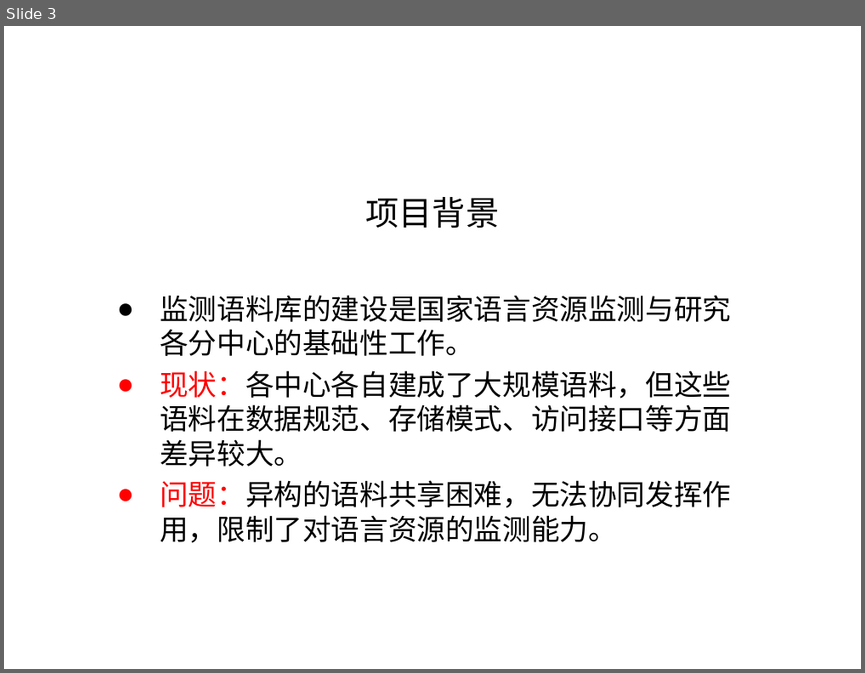
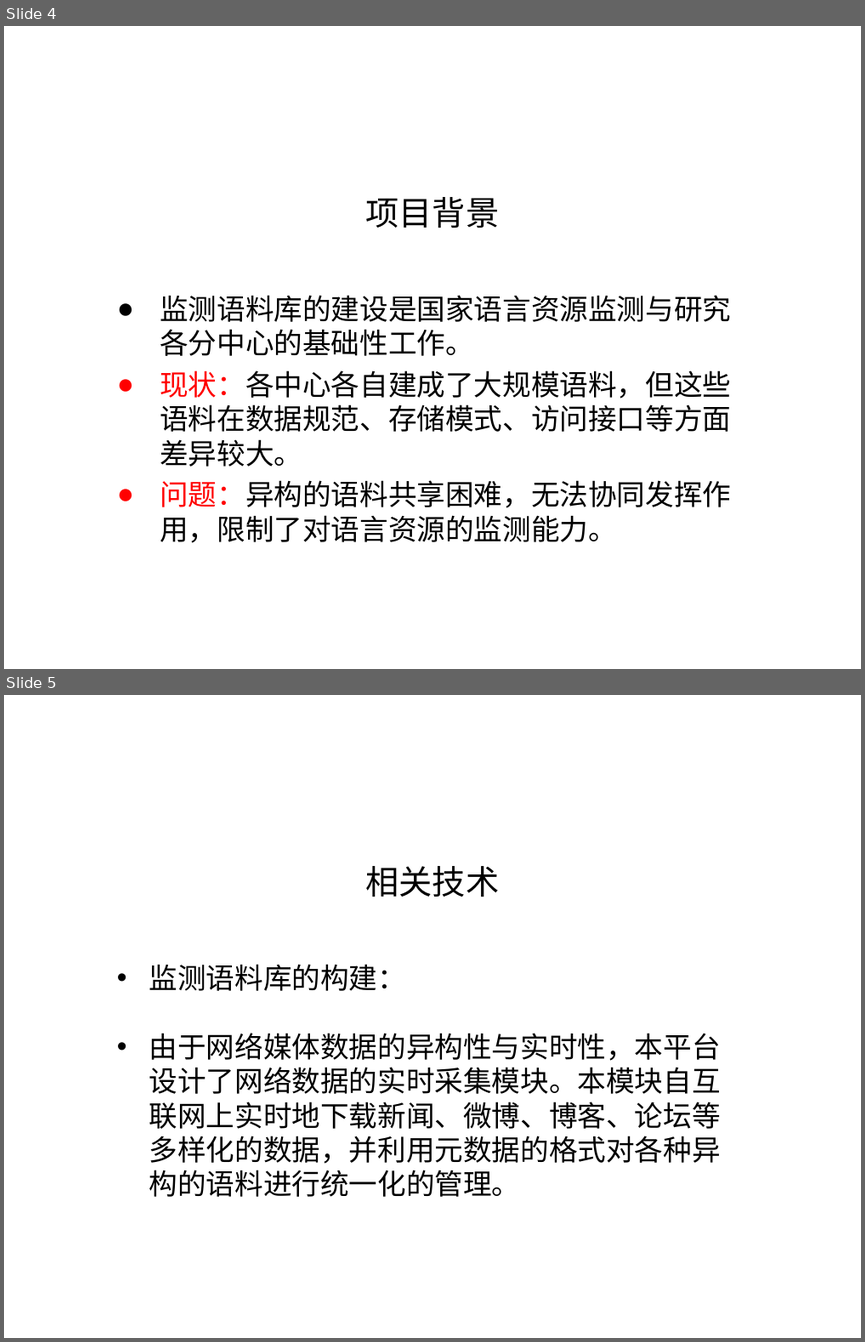
Before and after one commit to shqcandy/Report, a slide deck: 报告_v1.ppt. Shown one above the other, each under a label of ours: slide 3 before the commit, slides 4 and 5 after it. The pictures are 865x673 and 865x1342 pixels, drawn with LibreOffice and Linux fonts; fonts in the diff are those of the drawing; background and template pictures are left out. Boxes give left, top, right and bottom in pixels: in the first picture for what was removed or moved away, otherwise in the second. Text is boxed around its words. In the diff, an @@ line names an element or a change of style, - is before the commit and + after.

```diff
--- a/报告_v1.ppt
+++ b/报告_v1.ppt
@@ slide 5 added at (4, 695, 861, 1338), background picture (left out) @@
@@ title added at (366, 866, 500, 896), 28 pt, text #000000 @@
+相关技术
@@ text added at (149, 964, 721, 1197), 24 pt, text #000000 @@
+• 监测语料库的构建：
+• 由于网络媒体数据的异构性与实时性，本平台设计了网络数据的实时采集模块。本模块自互联网上实时地下载新闻、微博、博客、论坛等多样化的数据，并利用元数据的格式对各种异构的语料进行统一化的管理。
@@ what was slide 3 is now slide 4 @@
```
Also in this commit, not shown: 4 slides changed, 23 other slides added, 1 other file.
